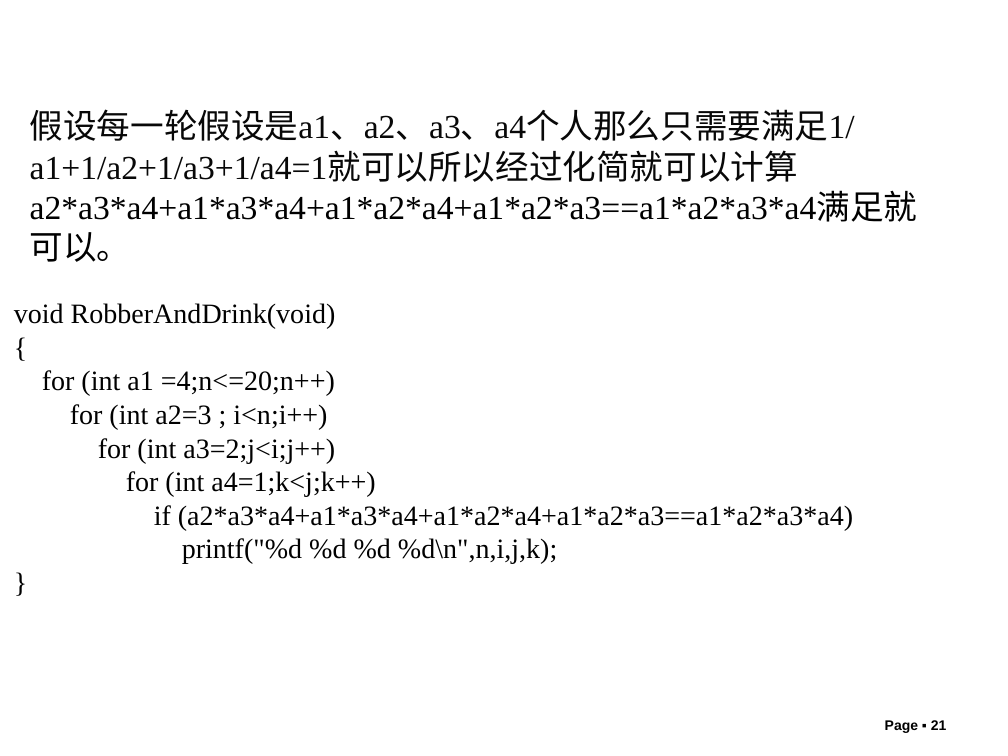
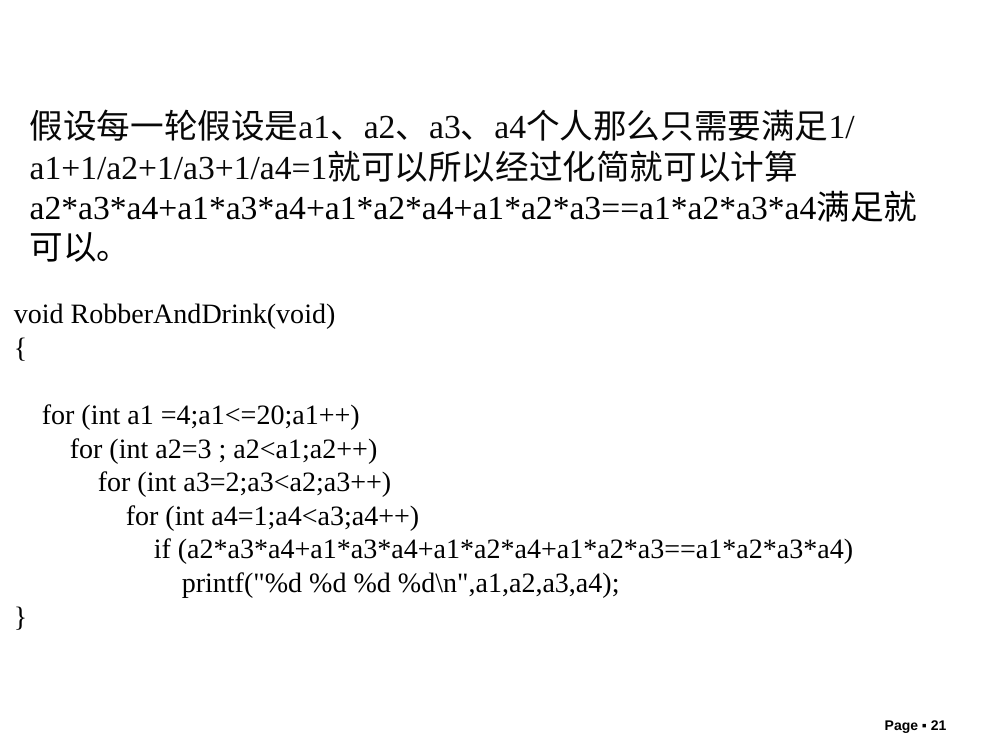
Before and after one commit to liutongling/DP, a slide deck: slide 21 of file/第2章 蛮力法.pptx. Drawn at 1008x756 pixels with LibreOffice and Linux fonts; fonts in the diff are those of the drawing; background and template pictures are left out. Boxes give left, top, right and bottom in pixels: in the first picture for what was removed or moved away, otherwise in the second. Text is boxed around its words. In the diff, an @@ line names an element or a change of style, - is before the commit and + after.

Commit message:
修改第二章ppt错误的地方

```diff
--- a/file/第2章 蛮力法.pptx
+++ b/file/第2章 蛮力法.pptx
@@ text at <box>42,404,419,530</box>: text changed @@
-for (int a1 =4;n<=20;n++)
-for (int a2=3 ; i<n;i++)
-for (int a3=2;j<i;j++)
-for (int a4=1;k<j;k++)
+for (int a1 =4;a1<=20;a1++)
+for (int a2=3 ; a2<a1;a2++)
+for (int a3=2;a3<a2;a3++)
+for (int a4=1;a4<a3;a4++)
@@ text at <box>182,572,620,598</box>: text changed @@
-printf("%d %d %d %d\n",n,i,j,k);
+printf("%d %d %d %d\n",a1,a2,a3,a4);
```
